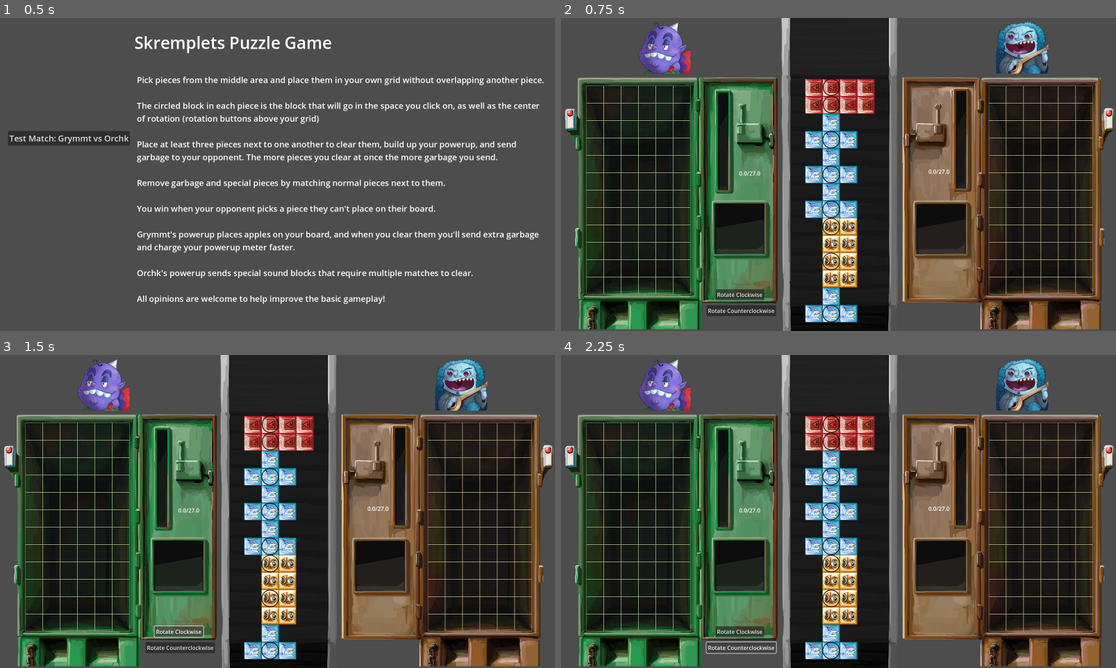
Above: before the commit, frames 1-4 (two rows, left to right).
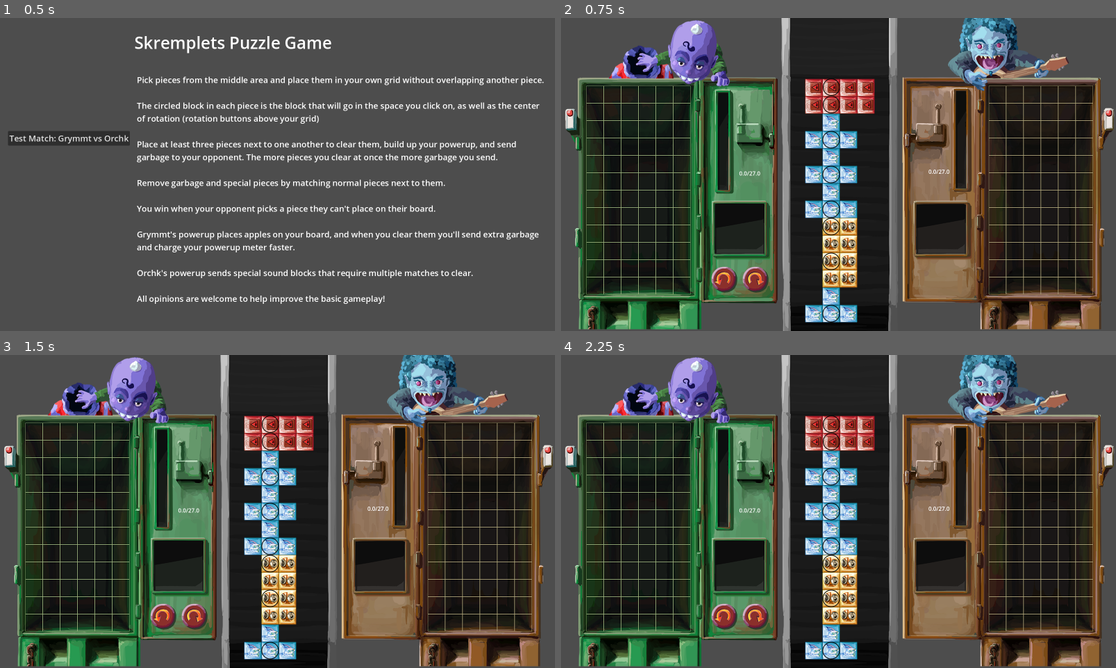
Above: after the commit, the same moments.

Repository: VincentBorchardt/Skremplets-Puzzle-Game-RPJ-2025
Game: Godot game, scene res://scenes/title_screen.tscn
The game is run twice, just before and just after one commit, with the same random seed, the same clock (stepped at 60 frames per second) and the same inputs.
Inputs (mouse positions are in pixels of both pictures, inside the frame that each line leads up to; where the layout moved, square brackets give the same spot in the first picture):
- Up to frame 1 (0.5 s): no input
- Up to frame 2 (0.75 s): click "Test Match: Grymmt vs Orchk" at 0.5 s
- Up to frame 3 (1.5 s): click (194, 617) [177, 630] at 1.25 s
- Up to frame 4 (2.25 s): click (721, 617) [738, 649] at 2 s

Frame 1 is identical in both runs. In frame 2, 7.0% of the frame differs, in the area x 8-92%, y 0-96%; in frame 3, 7.1%; in frame 4, 6.8%.

Commit message:
Part 3 of new assets
Rotate buttons and new character portraits! That's everything for now.

Diff:
--- a/scenes/player_1_grid.tscn
+++ b/scenes/player_1_grid.tscn
@@ -1,11 +1,15 @@
-[gd_scene load_steps=7 format=3 uid="uid://3lepfkvo1yvi"]
+[gd_scene load_steps=11 format=3 uid="uid://3lepfkvo1yvi"]
 
 [ext_resource type="Script" uid="uid://lv6yuoo8i506" path="res://scripts/human_play_area.gd" id="1_7leco"]
 [ext_resource type="PackedScene" uid="uid://btqyofq3jfh3h" path="res://scenes/play_grid.tscn" id="2_ec8he"]
 [ext_resource type="Texture2D" uid="uid://q77ix0pg8n7d" path="res://assets/grid/gridspace_left.png" id="2_s2yma"]
 [ext_resource type="PackedScene" uid="uid://b1xn1nbqsoyaa" path="res://scenes/player_1_power_up_bar.tscn" id="3_7leco"]
 [ext_resource type="PackedScene" uid="uid://ctskks742behs" path="res://scenes/preview_box.tscn" id="4_ec8he"]
-[ext_resource type="Texture2D" uid="uid://cp78mf2v0s1lu" path="res://assets/characters/04 Grymmt-nospk.png" id="6_s2yma"]
+[ext_resource type="Texture2D" uid="uid://da6p3w5g13krw" path="res://assets/characters/grymmt01.png" id="6_urnof"]
+[ext_resource type="Texture2D" uid="uid://ct2lh83t2t1ft" path="res://assets/grid/button_cw.png" id="7_urnof"]
+[ext_resource type="Texture2D" uid="uid://bfc6vnvc1gvcb" path="res://assets/grid/button_cw_active.png" id="8_cisue"]
+[ext_resource type="Texture2D" uid="uid://b1eul1b8uivnl" path="res://assets/grid/button_ccw.png" id="9_i2ih2"]
+[ext_resource type="Texture2D" uid="uid://b6c2m5stiyl35" path="res://assets/grid/button_ccw_active.png" id="10_hd32a"]
 
 [node name="Player1Grid" type="Node2D"]
 script = ExtResource("1_7leco")
@@ -31,22 +35,24 @@
 offset_bottom = 390.0
 
 [node name="CharacterPortrait" type="Sprite2D" parent="."]
-position = Vector2(200, -135)
-texture = ExtResource("6_s2yma")
+position = Vector2(230, -130)
+texture = ExtResource("6_urnof")
 
-[node name="RotateCWButton" type="Button" parent="."]
-offset_left = 347.0
-offset_top = 560.0
-offset_right = 487.0
-offset_bottom = 591.0
-text = "Rotate Clockwise"
+[node name="RotateCWButton" type="TextureButton" parent="."]
+offset_left = 425.0
+offset_top = 495.0
+offset_right = 500.0
+offset_bottom = 570.0
+texture_normal = ExtResource("7_urnof")
+texture_pressed = ExtResource("8_cisue")
 
-[node name="RotateCCWButton" type="Button" parent="."]
-offset_left = 321.0
-offset_top = 606.0
-offset_right = 521.0
-offset_bottom = 637.0
-text = "Rotate Counterclockwise"
+[node name="RotateCCWButton" type="TextureButton" parent="."]
+offset_left = 335.0
+offset_top = 495.0
+offset_right = 410.0
+offset_bottom = 570.0
+texture_normal = ExtResource("9_i2ih2")
+texture_pressed = ExtResource("10_hd32a")
 
 [connection signal="activate_special_pieces" from="PlayGrid" to="." method="_on_grid_activate_special_pieces"]
 [connection signal="clicked_on_space" from="PlayGrid" to="." method="_on_play_grid_clicked_on_space"]
--- a/scenes/player_2_grid.tscn
+++ b/scenes/player_2_grid.tscn
@@ -6,7 +6,7 @@
 [ext_resource type="PackedScene" uid="uid://cabi4v55xf72d" path="res://scenes/player_2_power_up_bar.tscn" id="3_nuaq7"]
 [ext_resource type="PackedScene" uid="uid://ctskks742behs" path="res://scenes/preview_box.tscn" id="4_14sy7"]
 [ext_resource type="Texture2D" uid="uid://cjqsfkdpisjxk" path="res://assets/grid/preview_right.png" id="6_14sy7"]
-[ext_resource type="Texture2D" uid="uid://b24aladufren8" path="res://assets/characters/05 Orchk.png" id="6_kg485"]
+[ext_resource type="Texture2D" uid="uid://kn72h7qnw5a4" path="res://assets/characters/orchk01.png" id="7_14sy7"]
 
 [node name="Player2Grid" type="Node2D"]
 script = ExtResource("1_u0dkv")
@@ -35,8 +35,8 @@
 box_image = ExtResource("6_14sy7")
 
 [node name="CharacterPortrait" type="Sprite2D" parent="."]
-position = Vector2(70, -135)
-texture = ExtResource("6_kg485")
+position = Vector2(20, -130)
+texture = ExtResource("7_14sy7")
 
 [connection signal="removing_pieces" from="PlayGrid" to="." method="_on_grid_removing_pieces"]
 [connection signal="set_current_piece" from="PlayGrid" to="." method="set_current_piece"]
Binary file added: assets/characters/grymmt01.png
Not shown, added: assets/characters/grymmt01.png.import
Binary file added: assets/characters/orchk01.png
Not shown, added: assets/characters/orchk01.png.import
